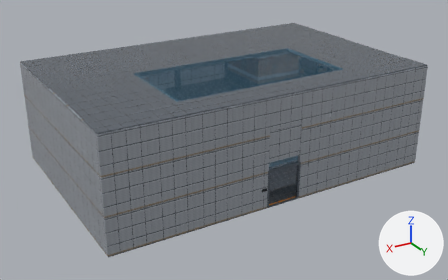
The glTF model godot/assets/models/preface_residential_sector.glb, before and after one commit.
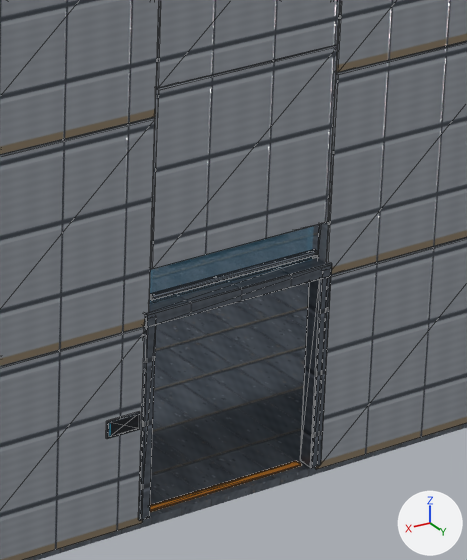
Each version appears first whole from a camera (50 mm lens) standing at (25.1, 42.2, 23.1) and looking at (0.3, 0.8, 2.4), and next in a close-up on the part from 54% to 72% of the width and 41% to 76% of the height. Every picture has the same lights, and +X, +Y and +Z are marked at lower right. The last two pictures show the newer version. The close-ups show mesh edges as thin lines. Where no turn or scale is listed for an object, it has been applied to the vertices. Vertices at exactly the same position are counted once.

The older version as bpy lines, for what is in view:
```python
me_ground_service_vestibule_mesh = bpy.data.meshes.new('Ground_Service_Vestibule_Mesh')
me_ground_service_vestibule_mesh.from_pydata(...)  # 586 vertices, 1228 faces; spans x -14.0..14.0, y 8.8..9.0, z 0.1..8.7
# faces by material slot: [1188, 40]
me_ground_service_vestibule_mesh.materials.append(mat_mat_residential_atriumandapartmentatlas)
me_ground_service_vestibule_mesh.materials.append(mat_mat_aegis_brushedsteelmachined)  # picture img_facade_brushed_steel_gantry_png
me_open_portal_sector_exit_mesh = bpy.data.meshes.new('Open_Portal_Sector_Exit_Mesh')
me_open_portal_sector_exit_mesh.from_pydata(...)  # 100 vertices, 178 faces; spans x -1.48..2.01, y -0.14..0.14, z 0.0..3.0
me_open_portal_sector_exit_mesh.materials.append(mat_mat_residential_atriumandapartmentatlas)
me_residential_hallway_atrium_mesh = bpy.data.meshes.new('Residential_Hallway_Atrium_Mesh')
me_residential_hallway_atrium_mesh.from_pydata(...)  # 2862 vertices, 6444 faces; spans x -14.0..14.0, y -9.0..9.0, z -0.1..8.8
# faces by material slot: [6084, 360]
me_residential_hallway_atrium_mesh.materials.append(mat_mat_residential_atriumandapartmentatlas)
me_residential_hallway_atrium_mesh.materials.append(mat_mat_aegis_botanicalfoliage)  # picture img_biome_terraced_botanical_canopy_png
ob_ground_service_vestibule = bpy.data.objects.new('Ground_Service_Vestibule', me_ground_service_vestibule_mesh)
ob_ground_service_vestibule.location = (0.0, 0.0, 0.11)
ob_open_portal_sector_exit = bpy.data.objects.new('Open_Portal_Sector_Exit', me_open_portal_sector_exit_mesh)
ob_open_portal_sector_exit.location = (0.0, 8.9, 0.23)
ob_residential_hallway_atrium = bpy.data.objects.new('Residential_Hallway_Atrium', me_residential_hallway_atrium_mesh)
ob_residential_hallway_atrium.location = (0.0, 0.0, 0.11)
```
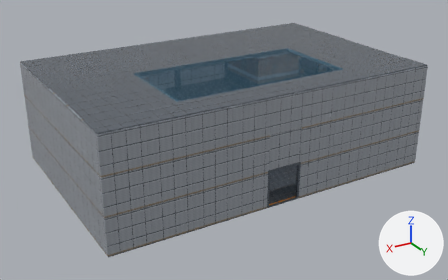
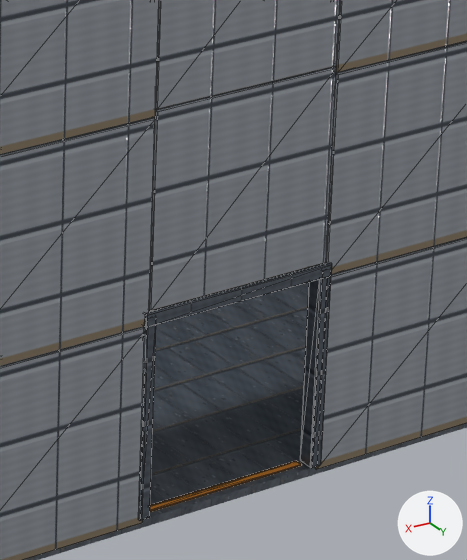
The edits, one by one:
me_ground_service_vestibule_mesh is used by ob_ground_service_vestibule; location (0.0, 0.0, 0.11).
me_ground_service_vestibule_mesh had 586 vertices, 1228 faces and spanned x -14.0..14.0, y 8.8..9.0, z 0.1..8.7.
me_ground_service_vestibule_mesh now has 564 vertices, 1188 faces and spans x -14.0..14.0, y 8.8..9.0, z 0.1..8.7.
me_ground_service_vestibule_mesh part 1: the loose piece of 22 vertices spanning x -1.3..1.3, y 8.8..8.9, z 3.2..3.3 is deleted.
Part 2, on me_ground_service_vestibule_mesh:
20 vertices in x -1.4..1.4, y 8.8..9.0, z 6.2 move by (0.0, 0.0, -0.3).
12 vertices in x -1.4..1.4, y 8.8..9.0, z 3.7 move by (0.0, 0.0, -0.6).
me_ground_service_vestibule_mesh part 3: 16 kept faces spanning x -1.4..1.4, y 8.8..9.0, z 3.1..8.6 get new texture (UV) coordinates.
me_ground_service_vestibule_mesh no longer uses material mat_mat_aegis_brushedsteelmachined (picture img_facade_brushed_steel_gantry_png).
me_open_portal_sector_exit_mesh is used by ob_open_portal_sector_exit; location (0.0, 8.9, 0.23).
me_open_portal_sector_exit_mesh had 100 vertices, 178 faces and spanned x -1.48..2.01, y -0.14..0.14, z 0.0..3.0.
me_open_portal_sector_exit_mesh now has 72 vertices, 132 faces and spans x -1.48..1.48, y -0.14..0.14, z 0.0..3.0.
me_open_portal_sector_exit_mesh part 4: the loose piece of 24 vertices spanning x 1.5..2.01, y 0.09..0.11, z 1.36..1.61 is deleted.
me_open_portal_sector_exit_mesh part 5: the loose piece of 4 vertices spanning x 1.52..2.0, y 0.12, z 1.37..1.59 is deleted.

What differs and where, as boxes [x1, y1, x2, y2] in the close-ups (467 x 560 px; the box of a moved part takes in the faces that stretch with it):
'Open_Portal_Sector_Exit', reshaped (14% narrower): before [107, 257, 332, 521]; after [139, 263, 332, 521]
part 1 of me_ground_service_vestibule_mesh, deleted: before [150, 249, 317, 301]
part 2 of me_ground_service_vestibule_mesh, moved or reshaped: before [151, 0, 340, 269]; after [149, 0, 340, 311]
part 3 of me_ground_service_vestibule_mesh, surface changed: before [151, 12, 338, 269]; after [149, 12, 338, 310]
part 4 of me_open_portal_sector_exit_mesh, deleted: before [107, 412, 140, 439]
part 5 of me_open_portal_sector_exit_mesh, deleted: before [108, 414, 140, 438]
